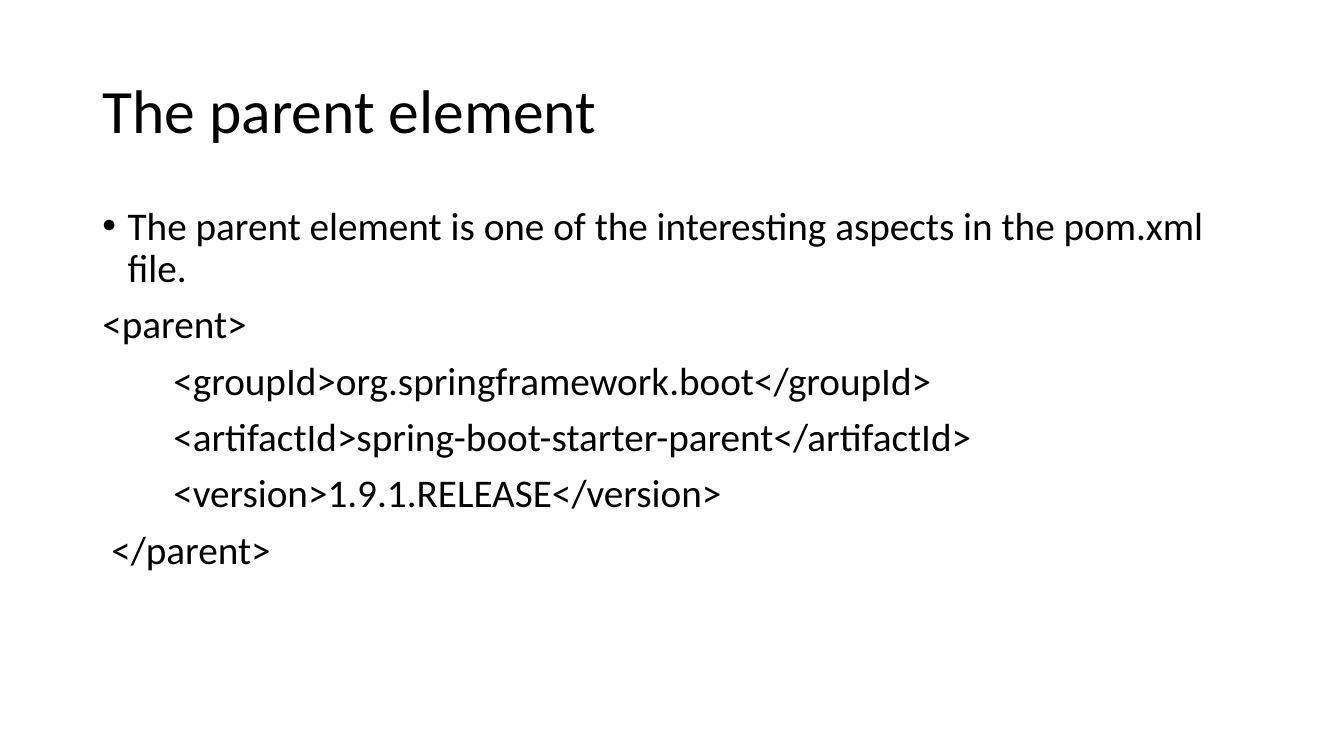
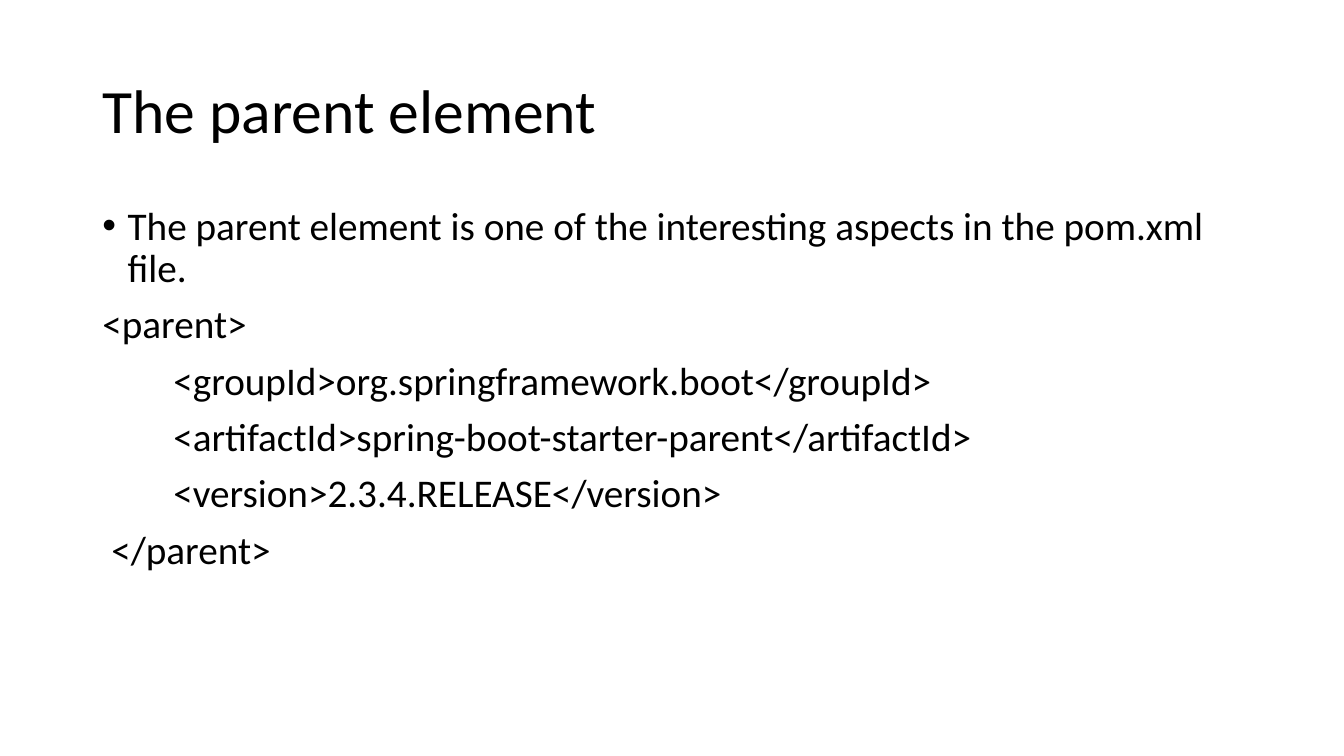
Before and after one commit to richardsforu/Emblem-boot, a slide deck: slide 9 of Books and PPTS/Spring Boot PPT.pptx. Drawn at 1344x756 pixels with LibreOffice and Linux fonts; fonts in the diff are those of the drawing. Boxes give left, top, right and bottom in pixels: in the first picture for what was removed or moved away, otherwise in the second. Text is boxed around its words. In the diff, an @@ line names an element or a change of style, - is before the commit and + after.

```diff
--- a/Books and PPTS/Spring Boot PPT.pptx
+++ b/Books and PPTS/Spring Boot PPT.pptx
@@ text at (173,479,721,509): text changed @@
-<version>1.9.1.RELEASE</version>
+<version>2.3.4.RELEASE</version>
```
Also in this commit, not shown: 4 other slides changed, 17 other files.
